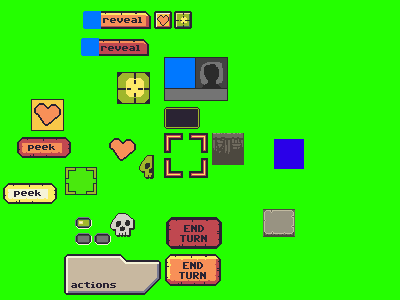
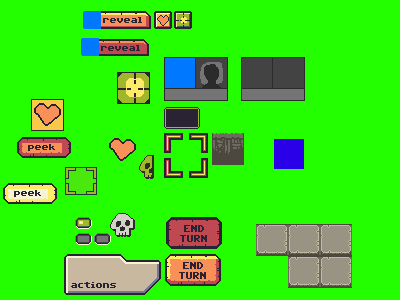
The second 400 × 300 image is a revision of the first. Changes to its layers:
added layer "Layer 4 copy" above "Layer 4" over [241, 57, 305, 101]
added layer "Layer 28 copy 5" above "Layer 28 copy" over [288, 224, 352, 288]
renamed "Layer 28" to "Layer 28 copy", painted on it over [256, 209, 295, 256]
